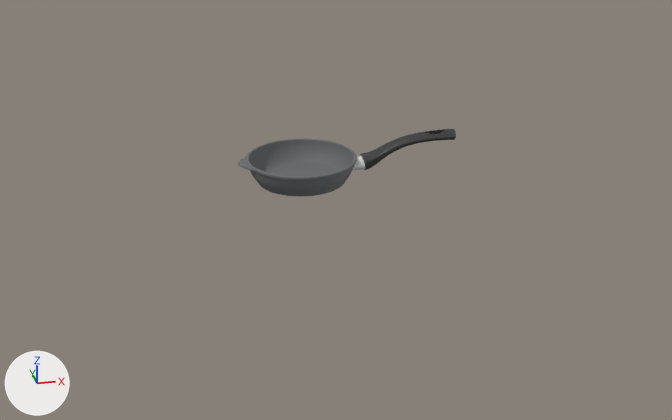
An edit to the Blender file blender/easy-cook_stone_20_GL2120y.blend, drawn before and after from the same camera.
Both versions are drawn from a 50 mm camera at (-2.31, -14.96, 6.13) aimed at (0.52, -0.46, -0.42). The axes (+X, +Y, +Z) are drawn at lower left. The lights are the same throughout.

The scene before the commit, as lines of its bpy script (objects in view):
```python
me_2118_001 = bpy.data.meshes.new('2118.001')
me_2118_001.from_pydata(...)  # 10871 vertices, 11034 faces; spans x -0.95..1.09, y 0.0..0.43, z -0.95..0.95
# faces by material slot: [9626, 640, 768]
me_2118_001.materials.append(mat_black_splashes_main)  # grey #6c6d6f
me_2118_001.materials.append(mat_bot_circles)  # light grey #d7d7d7
me_2118_001.materials.append(mat_main_bot_center)  # grey #b0a89b
me_handle_01 = bpy.data.meshes.new('Handle_01')
me_handle_01.from_pydata(...)  # 4275 vertices, 4262 faces; spans x -0.165..0.002, y -0.012..0.051, z -0.02..0.02
me_handle_01.materials.append(mat_handle_black_plastik)  # black #363636
me_plane = bpy.data.meshes.new('Plane')
me_plane.from_pydata([(-4.22, -4.22, 0.0), (4.22, -4.22, 0.0), (-4.22, 4.22, 0.0), (4.22, 4.22, 0.0)], [], [(0, 1, 3, 2)])
me_plane.materials.append(mat_plane_shadow)  # white #e7e7e7
ob_2118_001 = bpy.data.objects.new('2118.001', me_2118_001)
ob_2118_001.location = (0.0, 0.0, 0.0)
ob_2118_001.rotation_euler = (1.571, 0.0, 3.142)  # degrees (90, 0, 180)
ob_handle_01 = bpy.data.objects.new('Handle_01', me_handle_01)
ob_handle_01.location = (1.09, 0.0, 0.24)
ob_handle_01.rotation_euler = (1.571, 0.0, 3.142)  # degrees (90, 0, 180)
ob_handle_01.scale = (10.0, 10.0, 10.0)
ob_plane = bpy.data.objects.new('Plane', me_plane)
ob_plane.location = (0.0, 0.0, 0.0)
ob_plane.hide_viewport = True
```
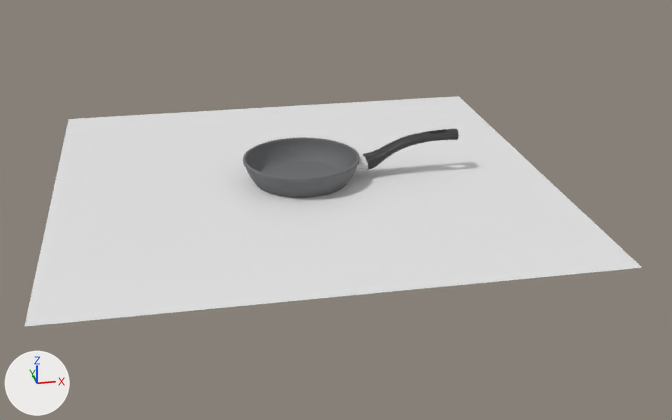
Where the change shows, as pixel boxes [x1, y1, x2, y2] in the pictures (672 x 420 px):
'Plane', shown
    after: [24, 96, 642, 327]
'2118.001', reshaped, turned, rescaled
    before: [238, 138, 357, 196]
    after: [243, 137, 360, 198]
'Handle_01', moved
    before: [360, 129, 456, 170]
    after: [363, 129, 459, 170]

Patch to the scene script:
```diff
--- a/blender/easy-cook_stone_20_GL2120y.blend.py
+++ b/blender/easy-cook_stone_20_GL2120y.blend.py
@@ me_2118_001 @@
 # used by ob_2118_001; location = (0.0, 0.0, 0.0); rotation_euler = (1.571, 0.0, 3.142), in degrees (90, 0, 180)
-me_2118_001.from_pydata(...)  # 10871 vertices, 11034 faces; spans x -0.95..1.09, y 0.0..0.43, z -0.95..0.95
+me_2118_001.from_pydata(...)  # 9474 vertices, 9600 faces; spans x -10.08..10.08, y 0.0..4.3, z -10.08..10.08
+# me_2118_001 part 1: 10871 vertices removed from x -0.95..1.09, y 0.0..0.43, z -0.95..0.95; 9474 vertices added at x -10.08..10.08, y 0.0..4.3, z -10.08..10.08
 me_2118_001.materials.append(mat_black_splashes_main)
@@ ob_2118_001 @@
 ob_2118_001.location = (0.0, 0.0, 0.0)
-ob_2118_001.rotation_euler = (1.571, 0.0, 3.142)  # degrees (90, 0, 180)
+ob_2118_001.rotation_euler = (1.571, 0.0, 0.0)  # degrees (90, 0, 0)
+ob_2118_001.scale = (0.1, 0.1, 0.1)
@@ ob_plane @@
 ob_plane.location = (0.0, 0.0, 0.0)
-ob_plane.hide_viewport = True
@@ ob_handle_01 @@
 ob_handle_01 = bpy.data.objects.new('Handle_01', me_handle_01)
-ob_handle_01.location = (1.09, 0.0, 0.24)
+ob_handle_01.location = (1.14, 0.0, 0.23)
 ob_handle_01.rotation_euler = (1.571, 0.0, 3.142)  # degrees (90, 0, 180)
```
